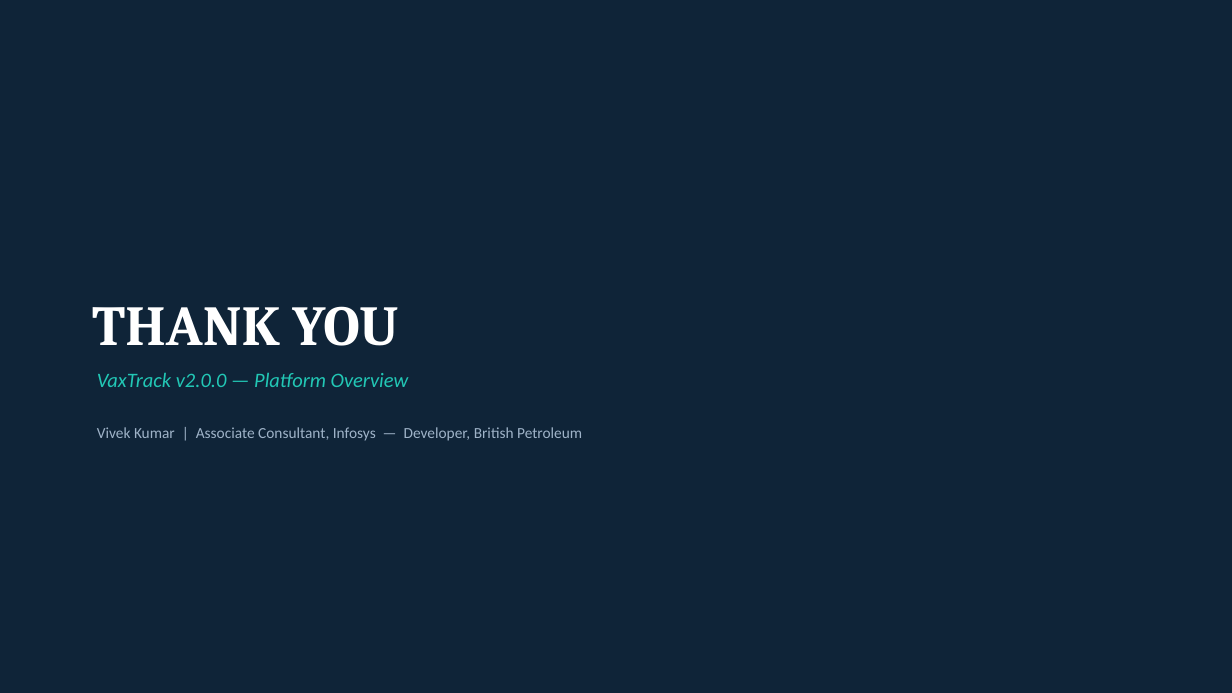
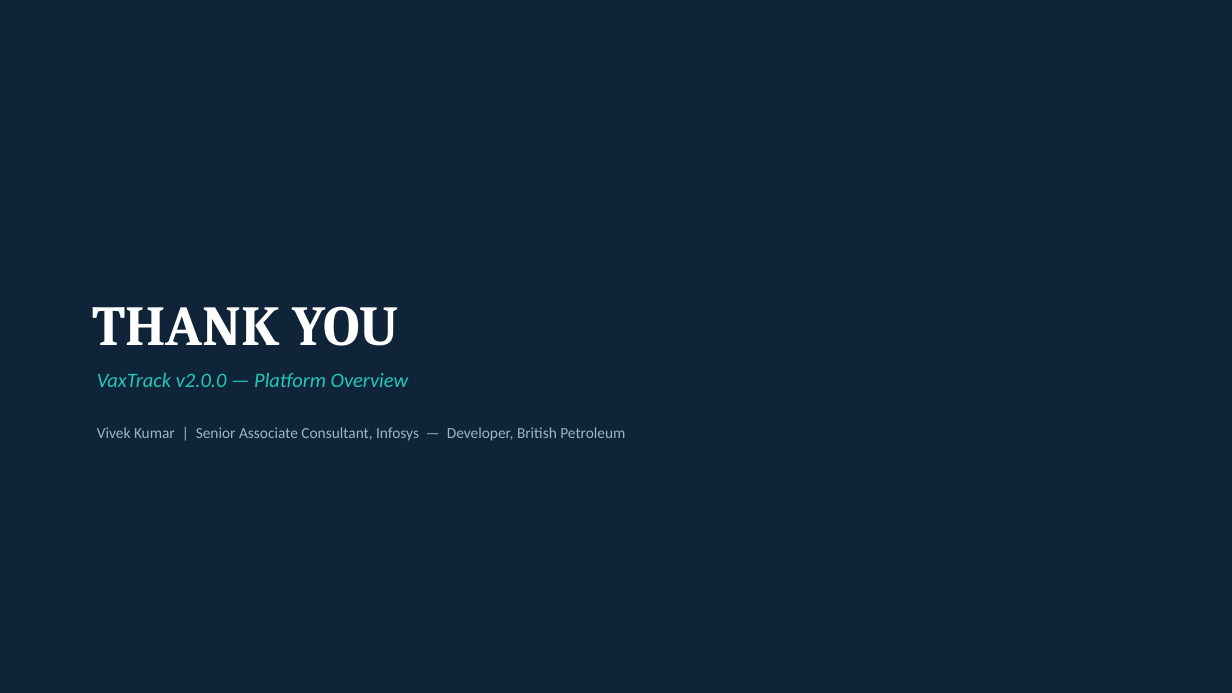
Before and after one commit to lookinfome/vaxtrack, a slide deck: slide 17 of Documents/v2_docs/vaxtrack - presentations/VaxTrack-v2.0.0-Platform-Overview.pptx (slide 14 before the commit). Drawn at 1232x693 pixels with LibreOffice and Linux fonts; fonts in the diff are those of the drawing. Boxes give left, top, right and bottom in pixels: in the first picture for what was removed or moved away, otherwise in the second. Text is boxed around its words. In the diff, an @@ line names an element or a change of style, - is before the commit and + after.

```diff
--- a/Documents/v2_docs/vaxtrack - presentations/VaxTrack-v2.0.0-Platform-Overview.pptx
+++ b/Documents/v2_docs/vaxtrack - presentations/VaxTrack-v2.0.0-Platform-Overview.pptx
@@ text at (97,427,625,441): text changed @@
-Vivek Kumar | Associate Consultant, Infosys — Developer, British Petroleum
+Vivek Kumar | Senior Associate Consultant, Infosys — Developer, British Petroleum
```
Also in this commit, not shown: 1 other slide changed, 3 slides added, 12 other files.
